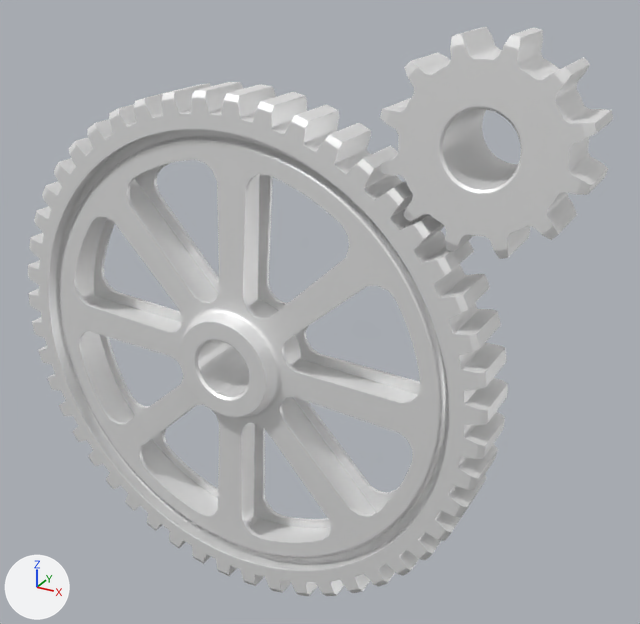
The glTF model data/models/gears.glb as it was, and as the next commit left it.
The view is the same before and after, from a camera (50 mm lens) standing at (53.7, -91.9, 46.2) and looking at (1.2, 3.7, -1.6). Every picture has the same lights, and +X, +Y and +Z are marked at lower left. Where no turn or scale is listed for an object, it has been applied to the vertices.

Names of what the first picture shows: 'part1', 'part2'.
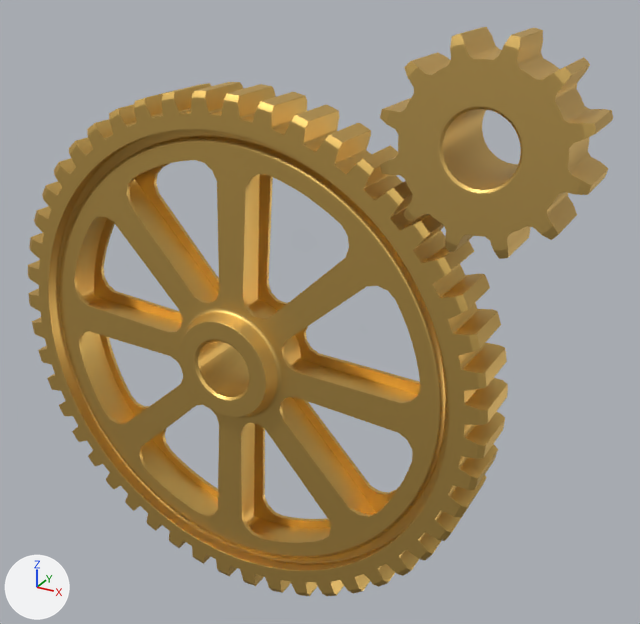
Diff of the bpy script that builds the scene:
```diff
--- a/data/models/gears.glb.py
+++ b/data/models/gears.glb.py
@@ mat_material_0 @@
 mat_material_0 = principled_material('Material_0')
-mat_material_0.base_color = (1.0, 1.0, 1.0)  # white #ffffff
+mat_material_0.base_color = (0.815, 0.546, 0.168)  # orange #e9c372
 mat_material_0.metallic = 0.5
@@ mat_material_1 @@
 mat_material_1 = principled_material('Material_1')
-mat_material_1.base_color = (1.0, 1.0, 1.0)  # white #ffffff
-mat_material_1.metallic = 0.5
+mat_material_1.base_color = (0.807, 0.533, 0.153)  # orange #e8c16d
+mat_material_1.metallic = 1.0
```

Pixel boxes [x1, y1, x2, y2] of what changed, in the pictures (640 x 624 px):
'part2', recoloured, surface changed
    both: [28, 82, 508, 596]
'part1', recoloured
    both: [380, 27, 613, 259]
